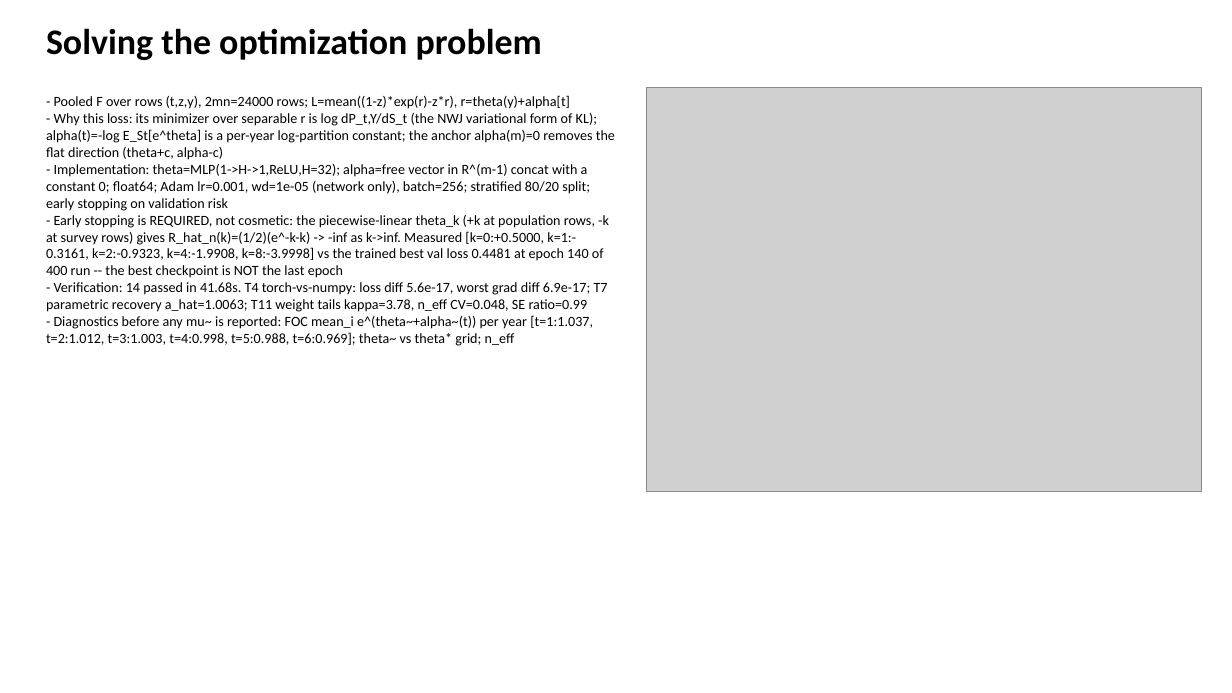
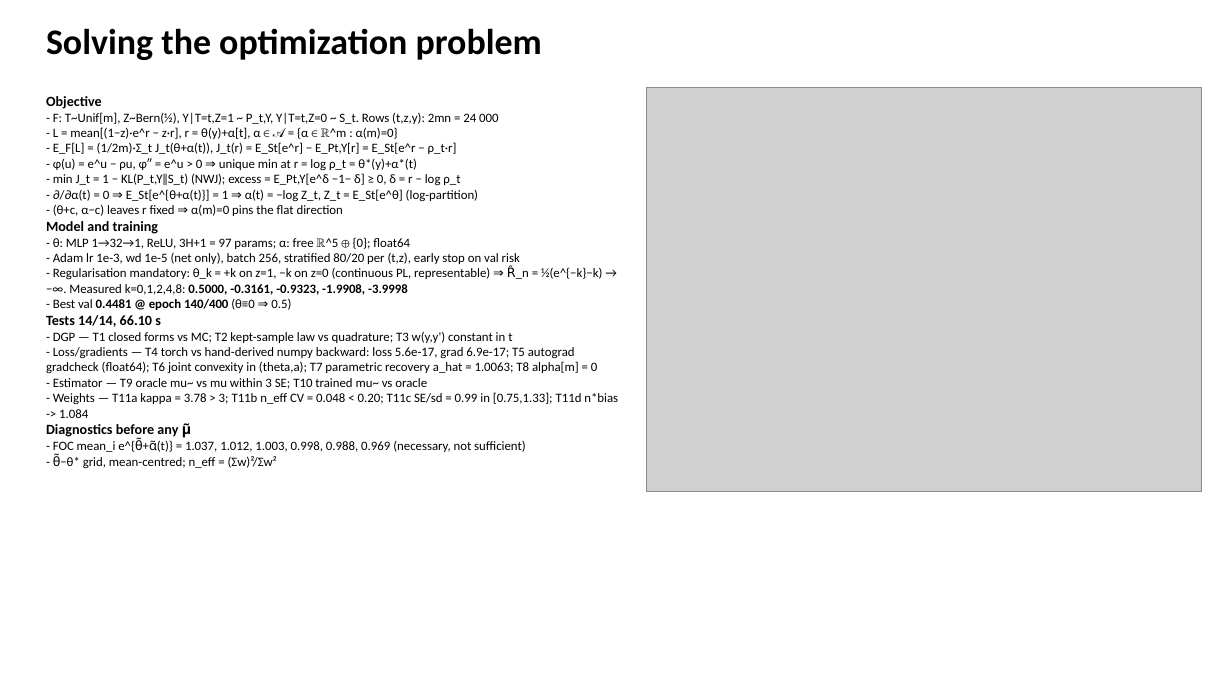
Before and after one commit to vrtja9/PtSt, a slide deck: slide 2 of slides/deck.pptx. Drawn at 1232x693 pixels with LibreOffice and Linux fonts; fonts in the diff are those of the drawing; grey boxes stand for pictures. Boxes give left, top, right and bottom in pixels: in the first picture for what was removed or moved away, otherwise in the second. Text is boxed around its words. In the diff, an @@ line names an element or a change of style, - is before the commit and + after.

```diff
--- a/slides/deck.pptx
+++ b/slides/deck.pptx
@@ text at box(46, 96, 618, 469): text changed; size 11 to 10 pt @@
-- Pooled F over rows (t,z,y), 2mn=24000 rows; L=mean((1-z)*exp(r)-z*r), r=theta(y)+alpha[t]
-- Why this loss: its minimizer over separable r is log dP_t,Y/dS_t (the NWJ variational form of KL); alpha(t)=-log E_St[e^theta] is a per-year log-partition constant; the anchor alpha(m)=0 removes the flat direction (theta+c, alpha-c)
-- Implementation: theta=MLP(1->H->1,ReLU,H=32); alpha=free vector in R^(m-1) concat with a constant 0; float64; Adam lr=0.001, wd=1e-05 (network only), batch=256; stratified 80/20 split; early stopping on validation risk
-- Early stopping is REQUIRED, not cosmetic: the piecewise-linear theta_k (+k at population rows, -k at survey rows) gives R_hat_n(k)=(1/2)(e^-k-k) -> -inf as k->inf. Measured [k=0:+0.5000, k=1:-0.3161, k=2:-0.9323, k=4:-1.9908, k=8:-3.9998] vs the trained best val loss 0.4481 at epoch 140 of 400 run -- the best checkpoint is NOT the last epoch
-- Verification: 14 passed in 41.68s. T4 torch-vs-numpy: loss diff 5.6e-17, worst grad diff 6.9e-17; T7 parametric recovery a_hat=1.0063; T11 weight tails kappa=3.78, n_eff CV=0.048, SE ratio=0.99
-- Diagnostics before any mu~ is reported: FOC mean_i e^(theta~+alpha~(t)) per year [t=1:1.037, t=2:1.012, t=3:1.003, t=4:0.998, t=5:0.988, t=6:0.969]; theta~ vs theta* grid; n_eff
+Objective
+- F: T~Unif[m], Z~Bern(½), Y|T=t,Z=1 ~ P_t,Y, Y|T=t,Z=0 ~ S_t. Rows (t,z,y): 2mn = 24 000
+- L = mean[(1−z)·e^r − z·r], r = θ(y)+α[t], α ∈ 𝒜 = {α ∈ ℝ^m : α(m)=0}
+- E_F[L] = (1/2m)·Σ_t J_t(θ+α(t)), J_t(r) = E_St[e^r] − E_Pt,Y[r] = E_St[e^r − ρ_t·r]
+- φ(u) = e^u − ρu, φ″ = e^u > 0 ⇒ unique min at r = log ρ_t = θ*(y)+α*(t)
+- min J_t = 1 − KL(P_t,Y‖S_t) (NWJ); excess = E_Pt,Y[e^δ −1− δ] ≥ 0, δ = r − log ρ_t
+- ∂/∂α(t) = 0 ⇒ E_St[e^{θ+α(t)}] = 1 ⇒ α(t) = −log Z_t, Z_t = E_St[e^θ] (log-partition)
+- (θ+c, α−c) leaves r fixed ⇒ α(m)=0 pins the flat direction
+Model and training
+- θ: MLP 1→32→1, ReLU, 3H+1 = 97 params; α: free ℝ^5 ⊕ {0}; float64
+- Adam lr 1e-3, wd 1e-5 (net only), batch 256, stratified 80/20 per (t,z), early stop on val risk
+- Regularisation mandatory: θ_k = +k on z=1, −k on z=0 (continuous PL, representable) ⇒ R̂_n = ½(e^{−k}−k) → −∞. Measured k=0,1,2,4,8: 0.5000, -0.3161, -0.9323, -1.9908, -3.9998
+- Best val 0.4481 @ epoch 140/400 (θ≡0 ⇒ 0.5)
+Tests 14/14, 66.10 s
+- DGP — T1 closed forms vs MC; T2 kept-sample law vs quadrature; T3 w(y,y') constant in t
+- Loss/gradients — T4 torch vs hand-derived numpy backward: loss 5.6e-17, grad 6.9e-17; T5 autograd gradcheck (float64); T6 joint convexity in (theta,a); T7 parametric recovery a_hat = 1.0063; T8 alpha[m] = 0
+- Estimator — T9 oracle mu~ vs mu within 3 SE; T10 trained mu~ vs oracle
+- Weights — T11a kappa = 3.78 > 3; T11b n_eff CV = 0.048 < 0.20; T11c SE/sd = 0.99 in [0.75,1.33]; T11d n*bias -> 1.084
+Diagnostics before any μ̃
+- FOC mean_i e^{θ̃+α̃(t)} = 1.037, 1.012, 1.003, 0.998, 0.988, 0.969 (necessary, not sufficient)
+- θ̃−θ* grid, mean-centred; n_eff = (Σw)²/Σw²
```
Also in this commit, not shown: 1 other slide changed, 5 other files.
